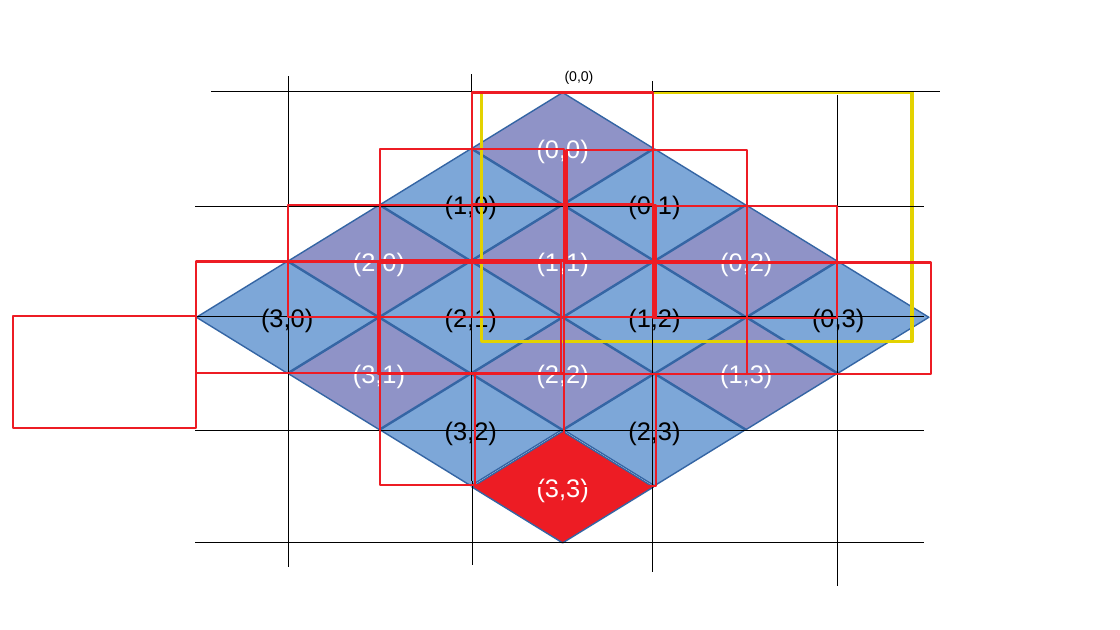
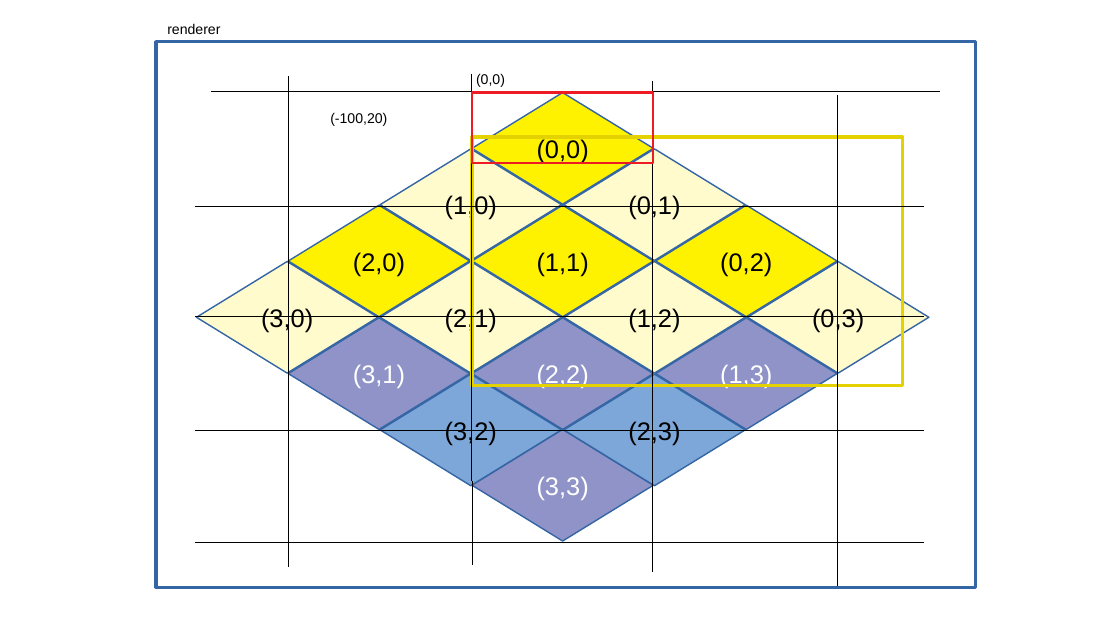
Before and after one commit to santiaaba/isometric, a slide deck: slide 1 of doc/analisis.odp. Drawn at 1120x630 pixels with LibreOffice and Linux fonts; fonts in the diff are those of the drawing. Boxes give left, top, right and bottom in pixels: in the first picture for what was removed or moved away, otherwise in the second. Text is boxed around its words. In the diff, an @@ line names an element or a change of style, - is before the commit and + after.

```diff
--- a/doc/analisis.odp
+++ b/doc/analisis.odp
@@ text added at [167, 23, 220, 34], 10 pt, text #000000 @@
+renderer
@@ rectangle added at [157, 42, 977, 587], outline #3465A4 2.3 pt @@
@@ text "(0,0)": place and size @@
-text "(0,0)" at [565, 70, 594, 84]
+text "(0,0)" at [476, 74, 505, 87]
@@ text added at [330, 112, 387, 126], 10 pt, text #000000 @@
+(-100,20)
@@ rectangle: place and size @@
-rectangle at [473, 92, 654, 204]
+rectangle at [473, 92, 654, 164]
@@ rectangle removed at [380, 149, 564, 261] @@
@@ rectangle: place and size @@
-rectangle at [482, 92, 913, 341]
+rectangle at [473, 137, 904, 386]
@@ rectangle removed at [567, 150, 748, 262] @@
@@ text colour #FFFFFF to #000000; fill #8F93C7 to #FFF200 in 4 elements at [473, 92, 655, 204], [473, 205, 655, 317], [656, 205, 837, 317], [289, 205, 471, 317] @@
@@ rectangle removed at [289, 205, 473, 317] @@
@@ rectangle removed at [473, 205, 657, 317] @@
@@ rectangle removed at [654, 206, 837, 318] @@
@@ rectangle removed at [196, 261, 380, 373] @@
@@ rectangle removed at [378, 262, 562, 374] @@
@@ rectangle removed at [564, 262, 748, 374] @@
@@ fill #7DA7D8 to #FFFBCC in 6 elements at [380, 149, 562, 261], [564, 149, 746, 261], [564, 261, 746, 373], [196, 261, 378, 373], [380, 261, 562, 373], [748, 261, 930, 373] @@
@@ rectangle removed at [748, 262, 932, 374] @@
@@ rectangle removed at [13, 316, 197, 428] @@
@@ rectangle removed at [380, 373, 564, 485] @@
@@ rectangle removed at [475, 374, 656, 486] @@
@@ diamond "(3,3)" at [473, 430, 655, 542]: fill #ED1C24 to #8F93C7 @@
```
Also in this commit, not shown: 1 other slide changed, 4 slides added, 11 other files.
